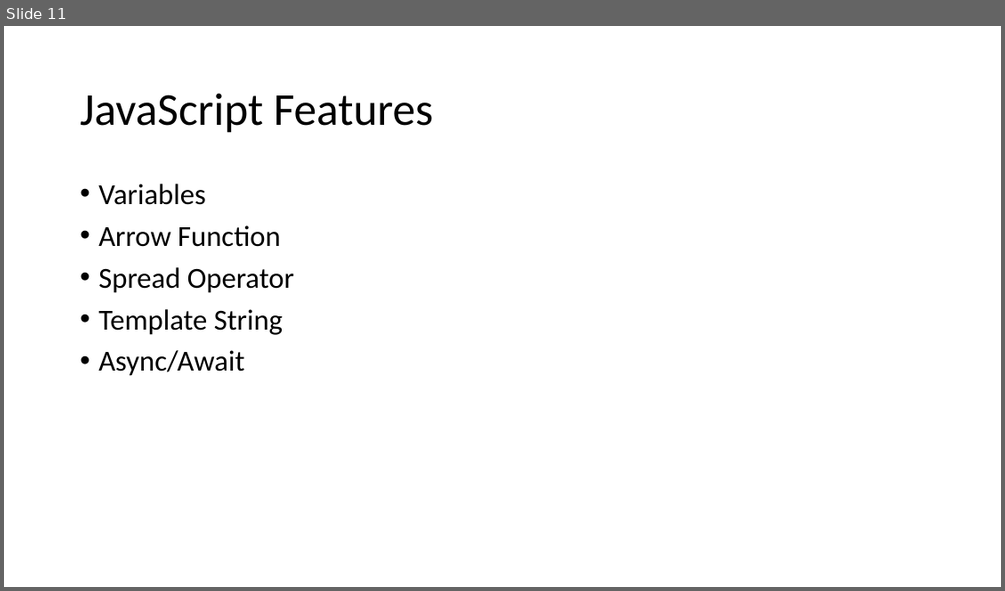
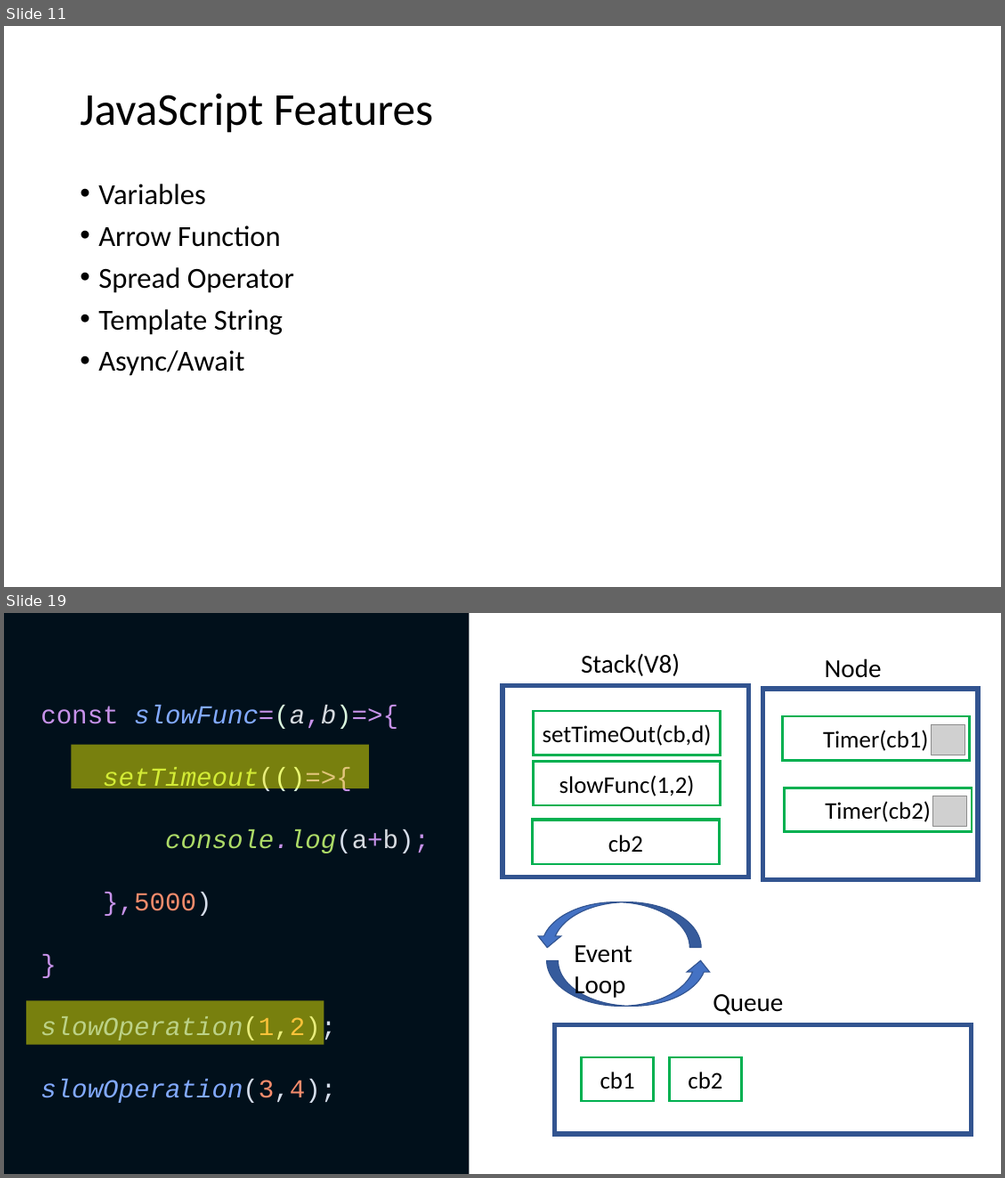
Before and after one commit to germankuber/NodeJs-Workshop, a slide deck: Presentation.pptx. Shown one above the other, each under a label of ours: slide 11 before the commit, slides 11 and 19 after it; the slides between them are not shown. The pictures are 1005x591 and 1005x1178 pixels, drawn with LibreOffice and Linux fonts; fonts in the diff are those of the drawing; grey boxes stand for pictures. Boxes give left, top, right and bottom in pixels: in the first picture for what was removed or moved away, otherwise in the second. Text is boxed around its words. In the diff, an @@ line names an element or a change of style, - is before the commit and + after.

Commit message:
Add event loop ppts and examples

```diff
--- a/Presentation.pptx
+++ b/Presentation.pptx
@@ slide 19 added at bbox=[4, 613, 1001, 1174], background #FFFFFF @@
@@ rectangle added at bbox=[4, 613, 469, 1174], fill #01101B @@
@@ text added at bbox=[581, 654, 680, 676], 25 pt, text #000000 @@
+Stack(V8)
@@ text added at bbox=[825, 658, 882, 678], 25 pt, text #000000 @@
+Node
@@ rectangle added at bbox=[502, 686, 750, 877], fill #FFFFFF, outline #325491 4.5 pt @@
@@ rectangle added at bbox=[763, 689, 978, 880], fill #FFFFFF, outline #325491 4.5 pt @@
@@ text added at bbox=[40, 705, 429, 1103], 25 pt, text #82AAFF, italic @@
+const slowFunc=(a,b)=>{
+setTimeout(()=>{
+console.log(a+b);
+},5000)
+}
+slowOperation(1,2);
+slowOperation(3,4);
@@ rectangle added at bbox=[534, 711, 720, 755], fill #FFFFFF, outline #00B050 2.25 pt, 23 pt, text #000000 @@
+setTimeOut(cb,d)
@@ rectangle added at bbox=[783, 716, 970, 761], fill #FFFFFF, outline #00B050 2.25 pt, 23 pt, text #000000 @@
+Timer(cb1)
@@ rectangle added at bbox=[72, 745, 369, 788], fill #FFFF00 at 47% opacity @@
@@ picture added at bbox=[931, 724, 965, 755] @@
@@ rectangle added at bbox=[534, 762, 720, 806], fill #FFFFFF, outline #00B050 2.25 pt, 23 pt, text #000000 @@
+slowFunc(1,2)
@@ rectangle added at bbox=[785, 788, 971, 832], fill #FFFFFF, outline #00B050 2.25 pt, 23 pt, text #000000 @@
+Timer(cb2)
@@ picture added at bbox=[933, 796, 967, 826] @@
@@ rectangle added at bbox=[532, 819, 719, 863], fill #FFFFFF, outline #00B050 2.25 pt, 23 pt, text #000000 @@
+anonymous()
@@ rectangle added at bbox=[532, 820, 719, 864], fill #FFFFFF, outline #00B050 2.25 pt, 23 pt, text #000000 @@
+cb2
@@ rectangle added at bbox=[533, 820, 720, 864], fill #FFFFFF, outline #00B050 2.25 pt, 23 pt, text #000000 @@
+cb1
@@ curved up arrow added at bbox=[535, 901, 701, 948], fill #4472C4, outline #325491 1 pt @@
@@ text added at bbox=[574, 945, 632, 1000], 25 pt, text #000000 @@
+Event Loop
@@ curved up arrow added at bbox=[547, 961, 712, 1006], fill #4472C4, outline #325491 1 pt @@
@@ rectangle added at bbox=[26, 1000, 324, 1045], fill #FFFF00 at 47% opacity @@
@@ text added at bbox=[712, 994, 783, 1014], 25 pt, text #000000 @@
+Queue
@@ rectangle added at bbox=[555, 1024, 971, 1134], fill #FFFFFF, outline #325491 4.5 pt @@
@@ rectangle added at bbox=[582, 1057, 654, 1102], fill #FFFFFF, outline #00B050 2.25 pt, 23 pt, text #000000 @@
+cb1
@@ rectangle added at bbox=[670, 1057, 742, 1102], fill #FFFFFF, outline #00B050 2.25 pt, 23 pt, text #000000 @@
+cb2
```
Also in this commit, not shown: 7 other slides added, 3 other files.
